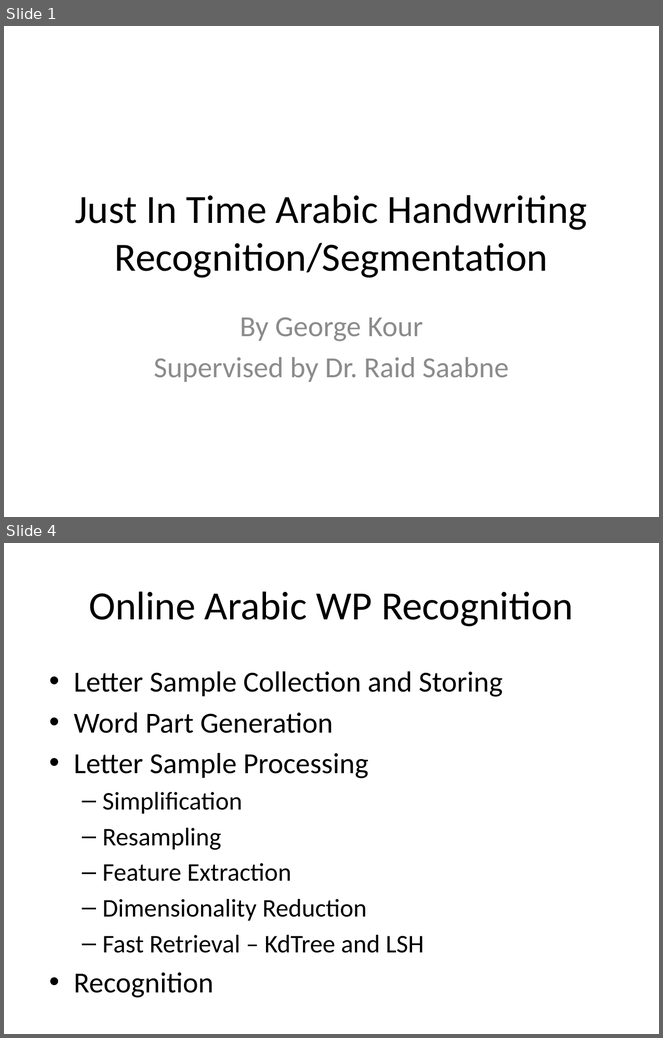
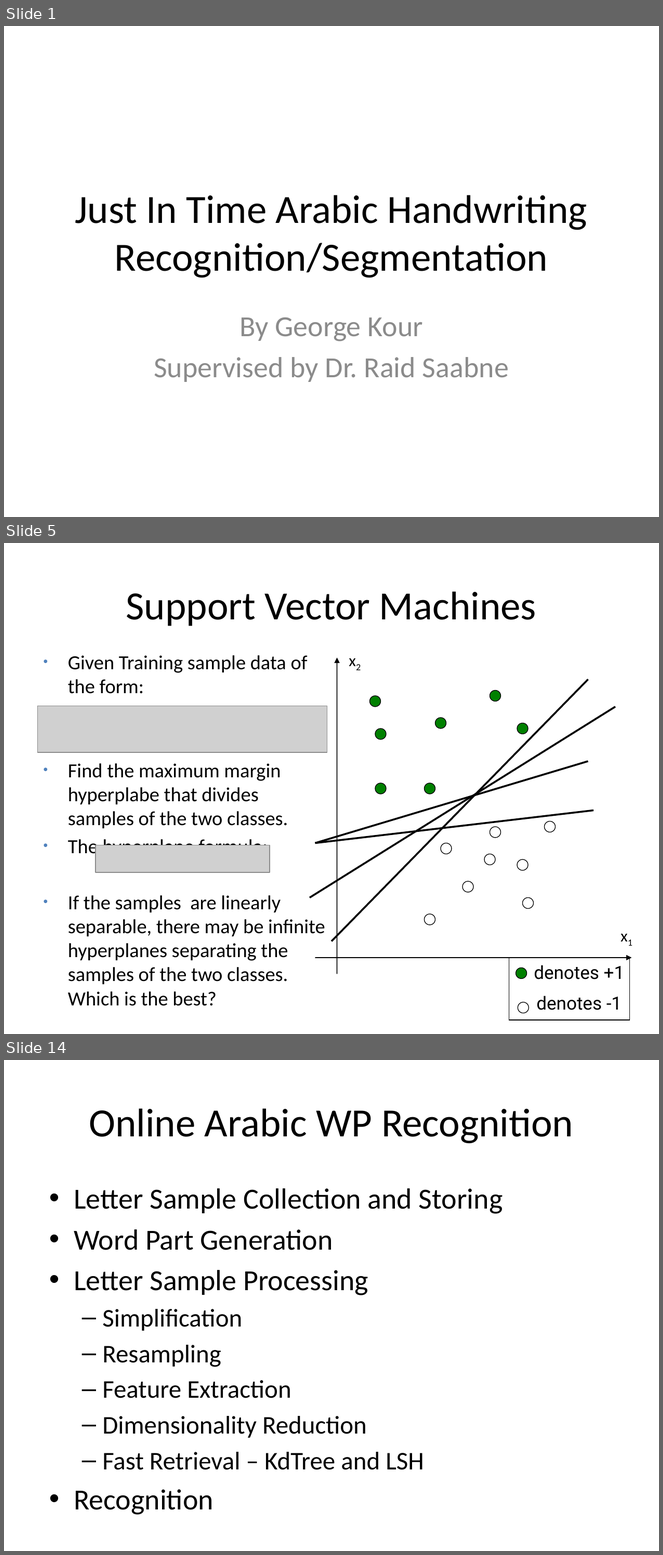
Before and after one commit to kourgeorge/arabic-icr, a slide deck: Thesis/Just In Time Arabic Handwriting Recognition.pptx. Shown one above the other, each under a label of ours: slides 1 and 4 before the commit, slides 1, 5 and 14 after it; the slides between them are not shown. The pictures are 663x1038 and 663x1555 pixels, drawn with LibreOffice and Linux fonts; fonts in the diff are those of the drawing; grey boxes stand for pictures. Boxes give left, top, right and bottom in pixels: in the first picture for what was removed or moved away, otherwise in the second. Text is boxed around its words. In the diff, an @@ line names an element or a change of style, - is before the commit and + after.

```diff
--- a/Thesis/Just In Time Arabic Handwriting Recognition.pptx
+++ b/Thesis/Just In Time Arabic Handwriting Recognition.pptx
@@ slide 5 added at box(4, 543, 659, 1034), background #FFFFFF @@
@@ title added at box(126, 591, 536, 626), 44 pt, text #000000 @@
+Support Vector Machines
@@ text added at box(343, 646, 370, 672), 18 pt, text #000000 @@
+x2
@@ text added at box(68, 655, 325, 985), 22 pt, text #000000 @@
+• Given Training sample data of the form:
+• Find the maximum margin hyperplabe that divides samples of the two classes.
+• The hyperplane formula:
+• If the samples are linearly separable, there may be infinite hyperplanes separating the samples of the two classes. Which is the best?
@@ arrow added from (337, 974) to (337, 657), #000000 1 pt @@
@@ line added from (332, 941) to (588, 679), #000000 2 pt @@
@@ picture added at box(37, 706, 327, 753) @@
@@ line added from (310, 898) to (616, 707), #000000 2 pt @@
@@ group added at box(370, 691, 528, 795): 7 ellipses @@
@@ line added from (315, 843) to (588, 761), #000000 2 pt @@
@@ line added from (315, 843) to (594, 810), #000000 2 pt @@
@@ picture added at box(96, 846, 270, 873) @@
@@ group added at box(425, 822, 556, 926): 8 ellipses @@
@@ text added at box(614, 923, 642, 949), 18 pt, text #000000 @@
+x1
@@ arrow added from (315, 958) to (632, 958), #000000 1 pt @@
@@ group added at box(509, 958, 630, 1020): 2 ellipses, 1 text, 1 rectangle @@
+denotes +1
+denotes -1
@@ what was slide 4 is now slide 14 @@
```
Also in this commit, not shown: 2 slides changed, 9 other slides added, 53 other files.
